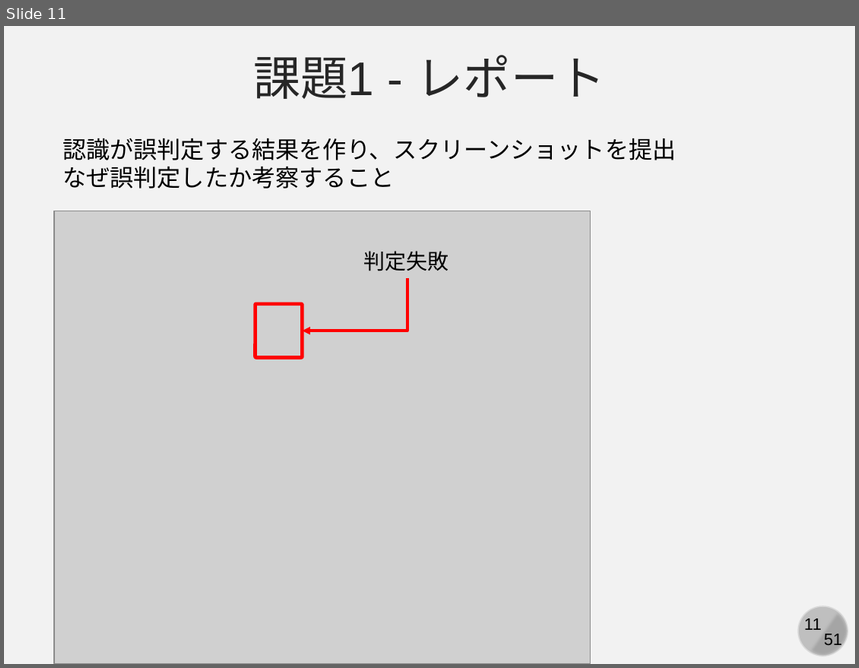
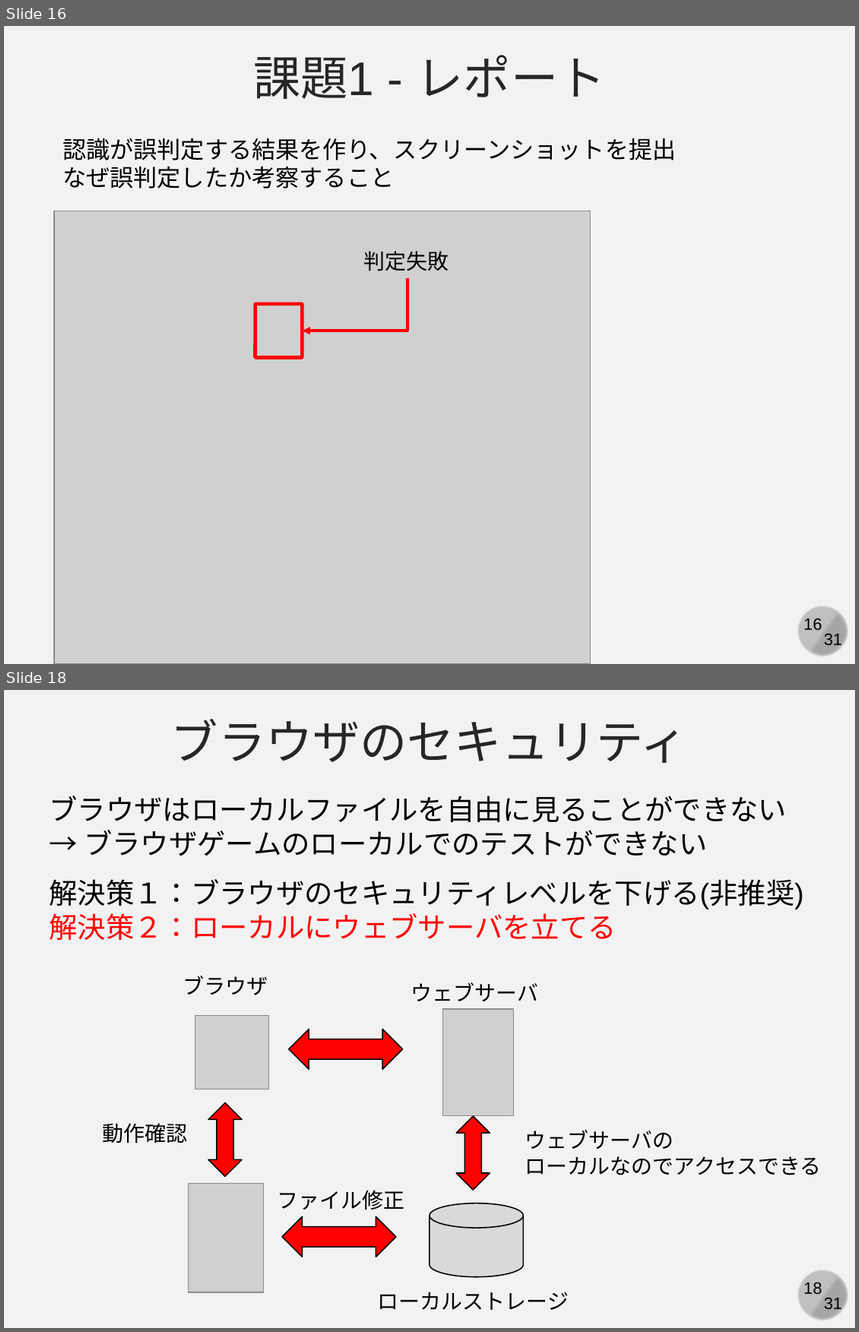
Before and after one commit to kaityo256/github, a slide deck: practice_github2/fig/github_ex04.pptx. Shown one above the other, each under a label of ours: slide 11 before the commit, slides 16 and 18 after it; the slides between them are not shown. The pictures are 859x668 and 859x1332 pixels, drawn with LibreOffice and Linux fonts; fonts in the diff are those of the drawing; grey boxes stand for pictures. Boxes give left, top, right and bottom in pixels: in the first picture for what was removed or moved away, otherwise in the second. Text is boxed around its words. In the diff, an @@ line names an element or a change of style, - is before the commit and + after.

```diff
--- a/practice_github2/fig/github_ex04.pptx
+++ b/practice_github2/fig/github_ex04.pptx
@@ slide 18 added at box(4, 690, 855, 1328), background #F2F2F2; not listed: 4 template elements that a slide beside it also shows @@
@@ text added at box(171, 719, 688, 763), 40 pt, text #262626 @@
+ブラウザのセキュリティ
@@ text added at box(49, 796, 787, 856), 24 pt, text #000000 @@
+ブラウザはローカルファイルを自由に見ることができない
+→ ブラウザゲームのローカルでのテストができない
@@ text added at box(49, 879, 804, 940), 24 pt, text #000000 @@
+解決策１：ブラウザのセキュリティレベルを下げる(非推奨)
+解決策２：ローカルにウェブサーバを立てる
@@ text added at box(183, 976, 268, 996), 18 pt, text #000000 @@
+ブラウザ
@@ text added at box(411, 983, 539, 1002), 18 pt, text #000000 @@
+ウェブサーバ
@@ picture added at box(195, 1016, 268, 1090) @@
@@ left right arrow added at box(289, 1030, 403, 1070), fill #FF0000, outline #000000 1 pt @@
@@ picture added at box(443, 1009, 514, 1116) @@
@@ left right arrow added at box(209, 1103, 243, 1177), fill #FF0000, outline #000000 1 pt @@
@@ left right arrow added at box(457, 1116, 490, 1191), fill #FF0000, outline #000000 1 pt @@
@@ text added at box(103, 1123, 188, 1144), 18 pt, text #000000 @@
+動作確認
@@ text added at box(525, 1130, 822, 1176), 18 pt, text #000000 @@
+ウェブサーバの
+ローカルなのでアクセスできる
@@ picture added at box(189, 1184, 264, 1293) @@
@@ text added at box(277, 1190, 405, 1211), 18 pt, text #000000 @@
+ファイル修正
@@ cylinder added at box(430, 1203, 523, 1277), fill #D9D9D9, outline #000000 1 pt @@
@@ left right arrow added at box(282, 1217, 396, 1257), fill #FF0000, outline #000000 1 pt @@
@@ text added at box(378, 1293, 569, 1310), 18 pt, text #000000 @@
+ローカルストレージ
@@ what was slide 11 is now slide 16 @@
@@ slide 16 changed as well @@
@@ page number at box(804, 619, 822, 630): text changed @@
-11
+16
@@ text at box(824, 634, 842, 649): text changed @@
-51
+31
```
Also in this commit, not shown: 23 other slides changed, 6 other slides added.
